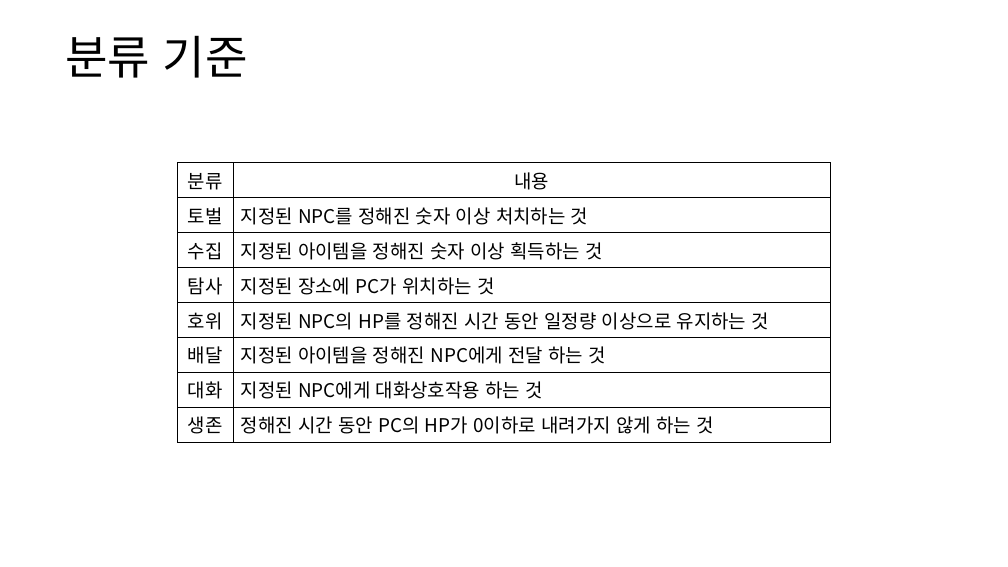
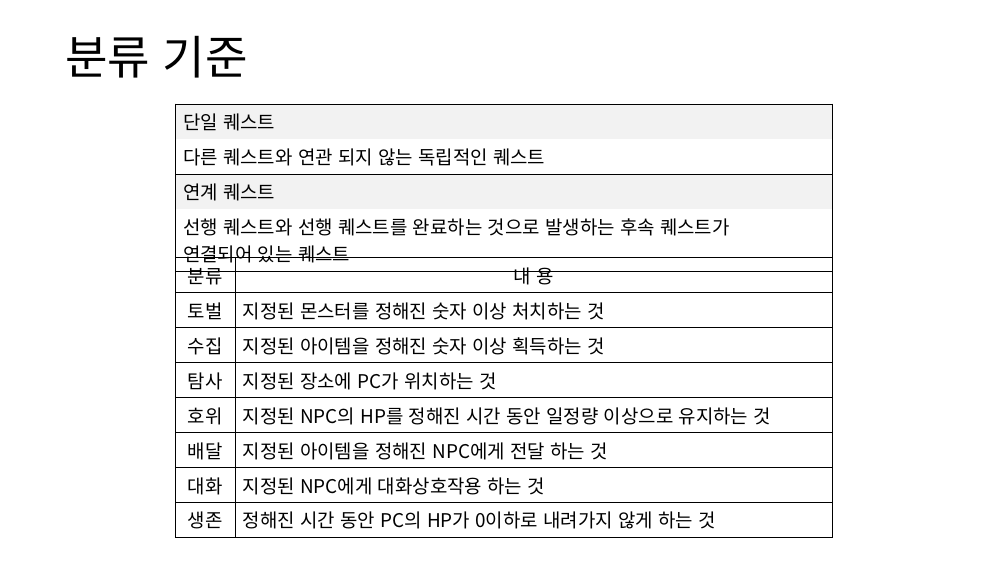
Before and after one commit to yjk0401/unityenginebasic_9th, a slide deck: slide 4 of 기획/방랑엽사전/퀘스트 시스템 기획서.pptx. Drawn at 1008x567 pixels with LibreOffice and Linux fonts; fonts in the diff are those of the drawing. Boxes give left, top, right and bottom in pixels: in the first picture for what was removed or moved away, otherwise in the second. Text is boxed around its words. In the diff, an @@ line names an element or a change of style, - is before the commit and + after.

```diff
--- a/기획/방랑엽사전/퀘스트 시스템 기획서.pptx
+++ b/기획/방랑엽사전/퀘스트 시스템 기획서.pptx
@@ table added at [175, 104, 833, 271], 4 rows, 1 columns @@
+단일 퀘스트
+다른 퀘스트와 연관 되지 않는 독립적인 퀘스트
+연계 퀘스트
+선행 퀘스트와 선행 퀘스트를 완료하는 것으로 발생하는 후속 퀘스트가 / 연결되어 있는 퀘스트
@@ table at [175, 258, 833, 533] @@
-row 1, column 2: 내용
+row 1, column 2: 내 용
-row 2, column 2: 지정된 NPC를 정해진 숫자 이상 처치하는 것
+row 2, column 2: 지정된 몬스터를 정해진 숫자 이상 처치하는 것
@@ table: place and size @@
-table at [178, 163, 830, 438]
+table at [175, 258, 833, 533]
```
Also in this commit, not shown: 1 other slide changed, 2 slides added, 14 other files.
